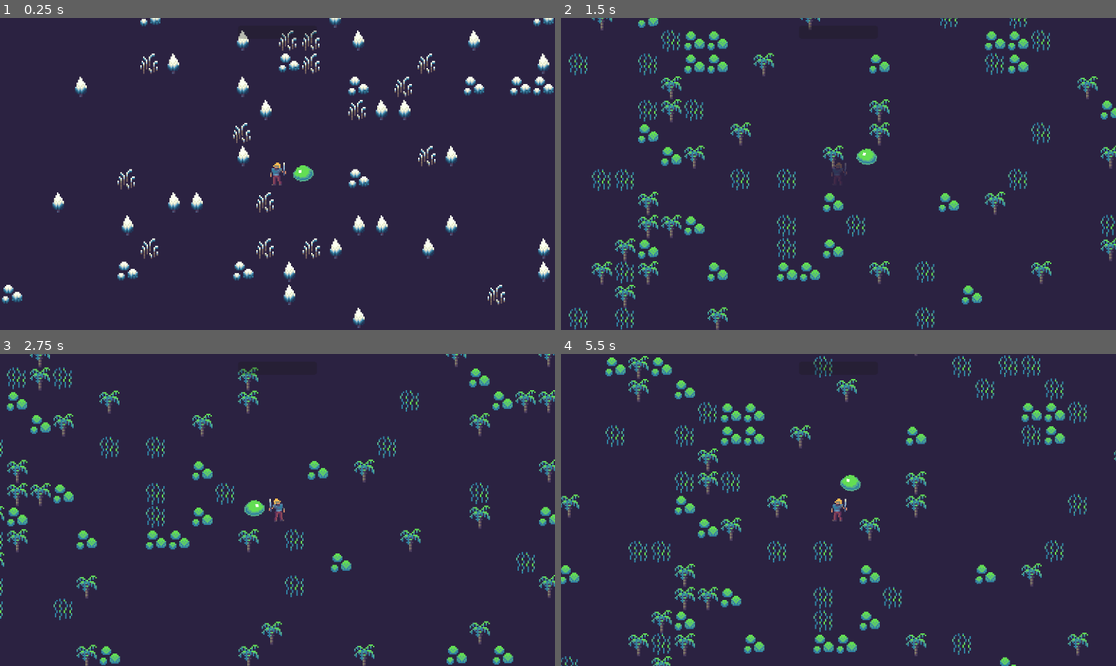
Above: before the commit, frames 1-4 (two rows, left to right).
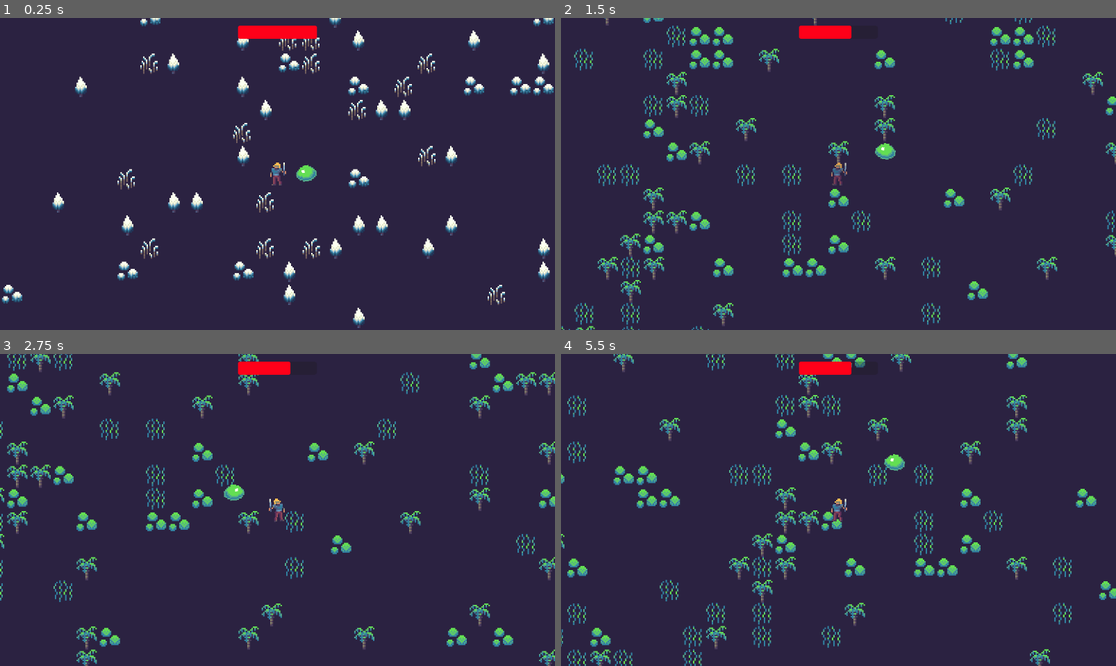
Above: after the commit, the same moments.

Repository: tpolito/untitled-rougelike
Game: Godot game, scene res://Main.tscn
Two runs of this game, one before a commit and one after it. Both use one fixed random seed, a clock stepped at 60 frames per second and the inputs below.
Inputs:
- Up to frame 1 (0.25 s): no input
- Up to frame 2 (1.5 s): tap Enter at 0.5 s; hold D (move_right) 0.53-1.28 s; hold S (move_down) from 1.28 s (still down)
- Up to frame 3 (2.75 s): release S (move_down) at 2.03 s; hold D (move_right) from 2.03 s (still down)
- Up to frame 4 (5.5 s): release D (move_right) at 2.78 s; hold W (move_up) 2.78-3.53 s; hold A (move_left) 3.53-5.03 s; hold S (move_down) from 5.03 s (still down)

The runs differ from the first frame. In frame 1, 0.7% of the frame differs, in the area x 42-58%, y 2-53%; in frame 2, 12%; in frame 3, 12%; in frame 4, 14%, in the area x 0-100%, y 0-100%.

Commit message:
ui + initial value set

Diff:
--- /dev/null
+++ b/components/ability_component.gd
@@ -0,0 +1,5 @@
+extends Node
+class_name AbilityComponent
+
+func _ready() -> void:
+  pass # Replace with function body.
--- /dev/null
+++ b/components/ability_stats.gd
@@ -0,0 +1,6 @@
+extends Resource
+class_name AbilityStats
+
+@export var knockback := 1.0
+@export var base_damage := 1.0
+@export var cooldown := 1.0
--- /dev/null
+++ b/scenes/abilities/sword/Sword.tscn
@@ -0,0 +1,11 @@
+[gd_scene load_steps=2 format=3 uid="uid://e5iaykwoa18"]
+
+[ext_resource type="Texture2D" uid="uid://bfp5pifsdg2i2" path="res://assets/sword.png" id="1_b0cw1"]
+
+[node name="Sword" type="Node2D"]
+
+[node name="Sprite2D" type="Sprite2D" parent="."]
+rotation = -0.785398
+texture = ExtResource("1_b0cw1")
+
+[node name="AnimationPlayer" type="AnimationPlayer" parent="."]
--- a/scenes/enemy/Enemy.gd
+++ b/scenes/enemy/Enemy.gd
@@ -4,4 +4,4 @@
 @export var stats: EnemyStats
 
 func _ready() -> void:
-  print('here')
+  pass
--- a/scenes/player/Player.gd
+++ b/scenes/player/Player.gd
@@ -6,5 +6,5 @@
 @onready var health_component: HealthComponent = $HealthComponent as HealthComponent
 
 func _ready() -> void:
-  print('Player')
+  pass
   # print(stats)
--- a/scenes/player/Player.tscn
+++ b/scenes/player/Player.tscn
@@ -12,8 +12,8 @@
 
 [sub_resource type="Resource" id="Resource_8gyyl"]
 script = ExtResource("2_pjnko")
-max_health = 122.0
-speed = 10.0
+max_health = 12.0
+speed = 12.0
 
 [sub_resource type="RectangleShape2D" id="RectangleShape2D_8rwle"]
 size = Vector2(6, 14)
@@ -129,5 +129,3 @@
 script = ExtResource("9_s1shj")
 actor = NodePath("..")
 hurtbox_component = NodePath("../HurtboxComponent")
-
-[node name="Abilities" type="Node2D" parent="."]
--- a/scenes/slime/Slime.tscn
+++ b/scenes/slime/Slime.tscn
@@ -7,8 +7,8 @@
 
 [sub_resource type="Resource" id="Resource_i4o1y"]
 script = ExtResource("2_cktju")
-max_health = 8.0
-speed = 8.0
+max_health = 1.0
+speed = 7.0
 
 [sub_resource type="RectangleShape2D" id="RectangleShape2D_bmd0u"]
 size = Vector2(8, 5)
--- a/scenes/ui/ProgressBar.gd
+++ b/scenes/ui/ProgressBar.gd
@@ -1,13 +1,13 @@
 extends ProgressBar
 
-@onready var player_hp_component = Utils.get_player().get_node('HealthComponent')
+@onready var player = Utils.get_player()
 
 func _ready() -> void:
-  pass
-  # player_hp_component.health_changed.connect(_on_player_health_changed)
-  # var starting_hp = player_hp_component.health
-  # self.max_value = starting_hp
-  # self.value = starting_hp
+  var player_hp_component = player.get_node('HealthComponent')
+  player_hp_component.health_changed.connect(_on_player_health_changed)
+  var starting_hp = player.stats.max_health
+  self.max_value = starting_hp
+  self.value = starting_hp
 
 func _on_player_health_changed(new_health: int) -> void:
   self.value = new_health
Binary file added: assets/sword.aseprite
Binary file added: assets/sword.png
Not shown, added: assets/sword.png.import
